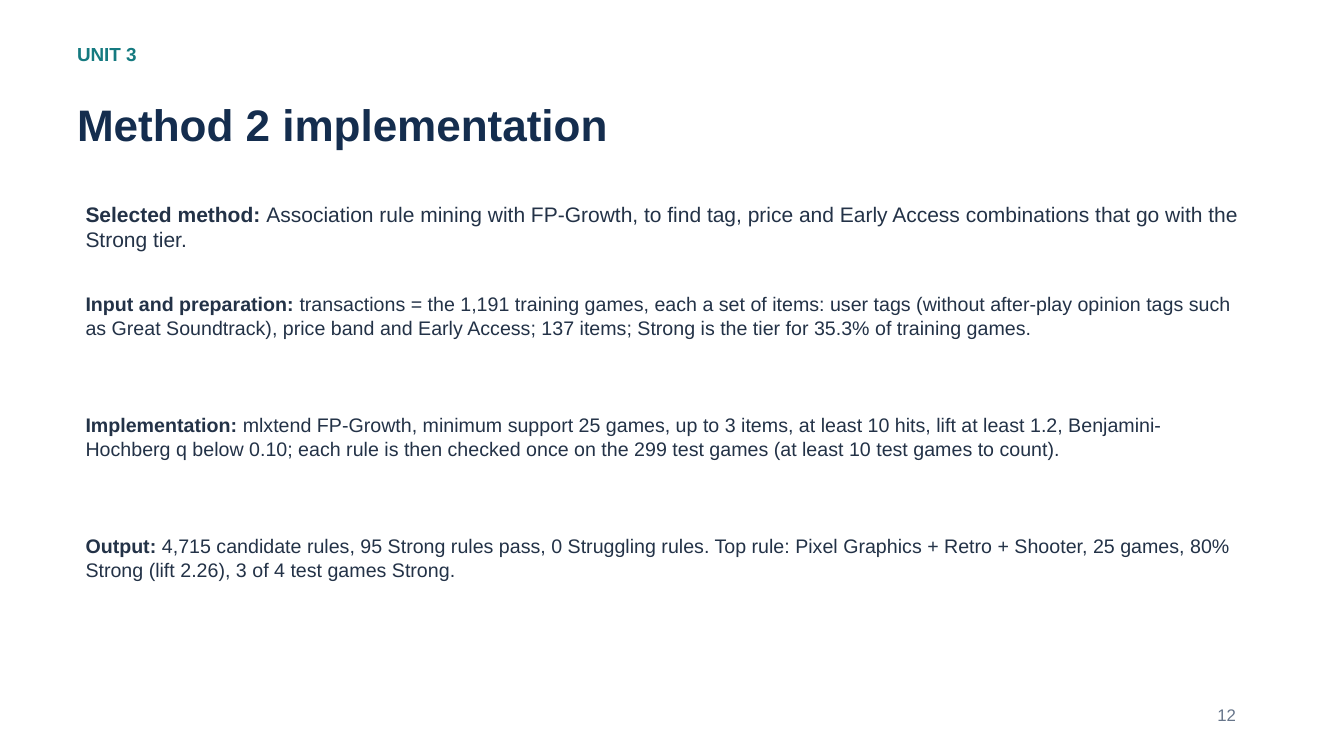
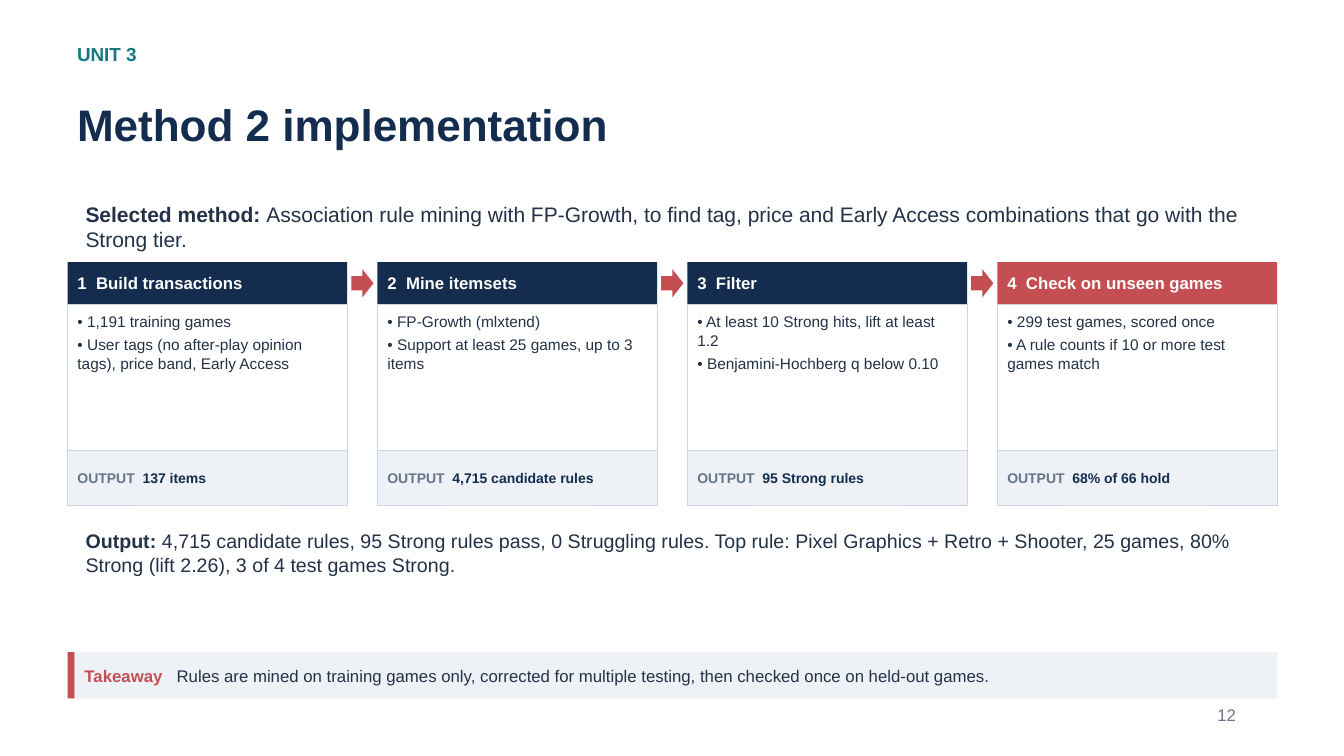
Before and after one commit to Shan713/IndieGuard, a slide deck: slide 12 of slides/review2.pptx. Drawn at 1344x756 pixels with LibreOffice and Linux fonts; fonts in the diff are those of the drawing. Boxes give left, top, right and bottom in pixels: in the first picture for what was removed or moved away, otherwise in the second. Text is boxed around its words. In the diff, an @@ line names an element or a change of style, - is before the commit and + after.

Commit message:
Review 2 slides: Review 1 style explanations and visuals (takeaway strips, method flow diagrams, confusion matrix, rule chart)

```diff
--- a/slides/review2.pptx
+++ b/slides/review2.pptx
@@ rectangle added at bbox=[68, 262, 347, 304], fill #142D4E, 12 pt, text #FFFFFF, bold @@
+1 Build transactions
@@ right arrow added at bbox=[351, 269, 373, 297], fill #C44E52 @@
@@ rectangle added at bbox=[377, 262, 656, 304], fill #142D4E, 12 pt, text #FFFFFF, bold @@
+2 Mine itemsets
@@ right arrow added at bbox=[661, 269, 684, 297], fill #C44E52 @@
@@ rectangle added at bbox=[688, 262, 967, 304], fill #142D4E, 12 pt, text #FFFFFF, bold @@
+3 Filter
@@ right arrow added at bbox=[971, 269, 993, 297], fill #C44E52 @@
@@ rectangle added at bbox=[997, 262, 1276, 304], fill #C44E52, 12 pt, text #FFFFFF, bold @@
+4 Check on unseen games
@@ text removed at bbox=[86, 296, 1230, 339] @@
-Input and preparation: transactions = the 1,191 training games, each a set of items: user tags (without after-play opinion tags such as Great Soundtrack), price band and Early Access; 137 items; Strong is the tier for 35.3% of training games.
@@ rectangle added at bbox=[68, 304, 347, 451], fill #FFFFFF, outline #C9D6E2 0.75 pt, 11 pt, text #233247 @@
+• 1,191 training games
+• User tags (no after-play opinion tags), price band, Early Access
@@ rectangle added at bbox=[377, 304, 656, 451], fill #FFFFFF, outline #C9D6E2 0.75 pt, 11 pt, text #233247 @@
+• FP-Growth (mlxtend)
+• Support at least 25 games, up to 3 items
@@ rectangle added at bbox=[688, 304, 967, 451], fill #FFFFFF, outline #C9D6E2 0.75 pt, 11 pt, text #233247 @@
+• At least 10 Strong hits, lift at least 1.2
+• Benjamini-Hochberg q below 0.10
@@ rectangle added at bbox=[997, 304, 1276, 451], fill #FFFFFF, outline #C9D6E2 0.75 pt, 11 pt, text #233247 @@
+• 299 test games, scored once
+• A rule counts if 10 or more test games match
@@ text removed at bbox=[86, 417, 1161, 460] @@
-Implementation: mlxtend FP-Growth, minimum support 25 games, up to 3 items, at least 10 hits, lift at least 1.2, Benjamini-Hochberg q below 0.10; each rule is then checked once on the 299 test games (at least 10 test games to count).
@@ rectangle added at bbox=[68, 451, 347, 506], fill #EEF2F7, outline #C9D6E2 0.75 pt, 10 pt, text #142D4E, bold @@
+OUTPUT 137 items
@@ rectangle added at bbox=[377, 451, 656, 506], fill #EEF2F7, outline #C9D6E2 0.75 pt, 10 pt, text #142D4E, bold @@
+OUTPUT 4,715 candidate rules
@@ rectangle added at bbox=[688, 451, 967, 506], fill #EEF2F7, outline #C9D6E2 0.75 pt, 10 pt, text #142D4E, bold @@
+OUTPUT 95 Strong rules
@@ rectangle added at bbox=[997, 451, 1276, 506], fill #EEF2F7, outline #C9D6E2 0.75 pt, 10 pt, text #142D4E, bold @@
+OUTPUT 68% of 66 hold
@@ text "Output: 4,715 candidate rules, 95 ...": place and size @@
-text "Output: 4,715 candidate rules, 95 ..." at bbox=[86, 538, 1229, 581]
+text "Output: 4,715 candidate rules, 95 ..." at bbox=[86, 533, 1229, 576]
@@ rectangle added at bbox=[68, 652, 1277, 699], fill #EEF2F7 @@
@@ rectangle added at bbox=[68, 652, 75, 699], fill #C44E52 @@
@@ rectangle added at bbox=[75, 652, 1277, 699], fill #EEF2F7, 12 pt, text #233247 @@
+Takeaway Rules are mined on training games only, corrected for multiple testing, then checked once on held-out games.
```
Also in this commit, not shown: 11 other slides changed.
